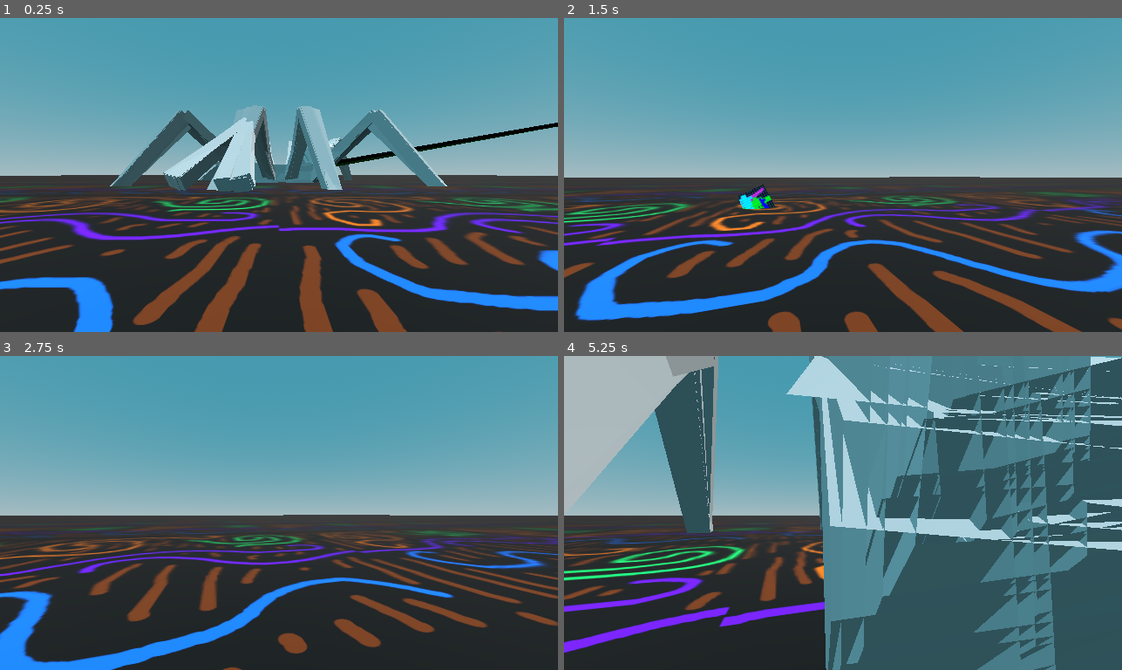
Above: before the commit, frames 1-4 (two rows, left to right).
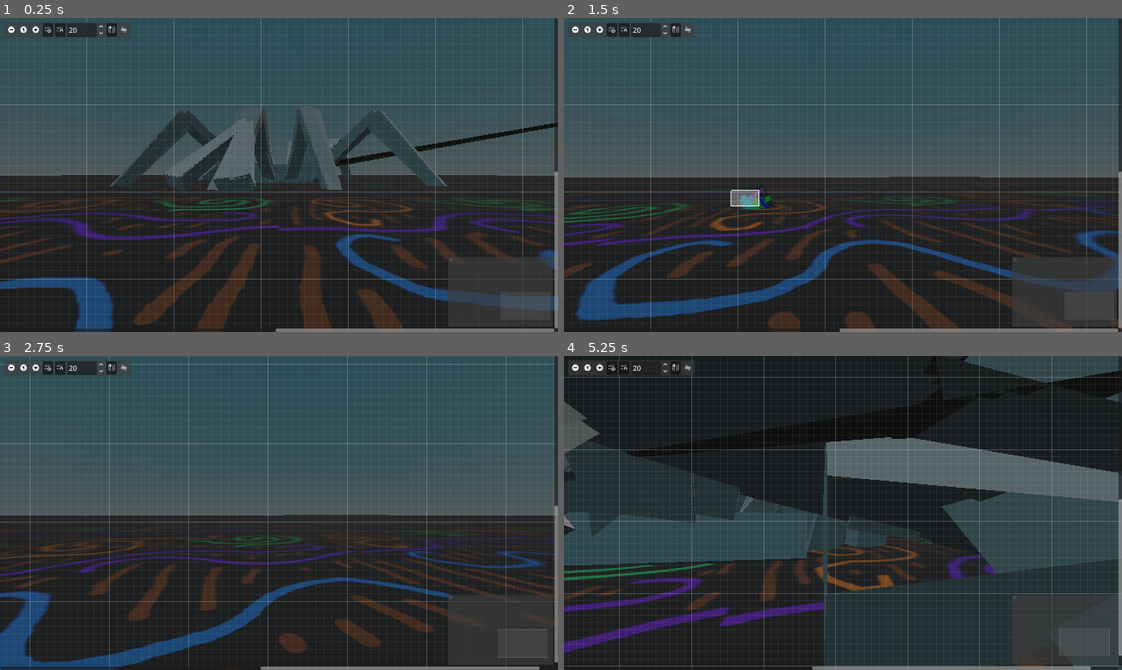
Above: after the commit, the same moments.

Repository: officialErnests/de-ai-ed
Game: Godot game, scene res://scenes/main.tscn
The game is run twice, just before and just after one commit, with the same random seed, the same clock (stepped at 60 frames per second) and the same inputs.
Inputs (mouse positions are in pixels of both pictures, inside the frame that each line leads up to):
- Up to frame 1 (0.25 s): no input
- Up to frame 2 (1.5 s): tap Enter at 0.5 s; move the mouse to (870, 175) at 0.52 s; press the mouse at (870, 175) at 0.53 s; hold W (movement_forward) 0.53-1.25 s; release the mouse at (870, 175) at 1.25 s; drag from (731, 190) to (815, 237) at 1.27 s
- Up to frame 3 (2.75 s): move the mouse to (334, 443) at 2.02 s; hold D (movement_right) from 2.03 s (still down); hold Mouse wheel down (scroll_down) from 2.03 s (still down)
- Up to frame 4 (5.25 s): release D (movement_right) at 2.75 s; release Mouse wheel down (scroll_down) at 2.75 s; drag from (815, 575) to (675, 465) at 2.77 s; move the mouse to (1010, 560) at 3.52 s; press the mouse at (1010, 560) at 3.53 s; hold A (movement_left) 3.53-4.25 s; release the mouse at (1010, 560) at 4.25 s; drag from (675, 465) to (759, 434) at 4.27 s; move the mouse to (870, 513) at 5.02 s; hold S (movement_backward) from 5.03 s (still down); hold Mouse wheel down (scroll_down) from 5.03 s (still down); click (870, 513) at 5.17 s

The runs differ from the first frame. In frame 1, 67% of the frame differs, in the area x 0-100%, y 0-100%; in frame 2, 68%; in frame 3, 66%; in frame 4, 81%.

Commit message:
Made visualisation :DD

Diff:
--- a/assets/gui.tres
+++ b/assets/gui.tres
@@ -1,5 +1,3 @@
 [gd_resource type="Theme" format=3 uid="uid://dumymur1yifht"]
 
 [resource]
-GraphNodeTitleLabel/font_sizes/font_size = 9
-Label/font_sizes/font_size = 10
--- a/scenes/main.tscn
+++ b/scenes/main.tscn
@@ -93,7 +93,6 @@
 mesh = SubResource("BoxMesh_tipki")
 
 [node name="CanvasLayer" type="CanvasLayer" parent="Camera_setup/NeckOrSmthing/Dron/Floating_cam"]
-visible = false
 scale = Vector2(0.5, 0.5)
 transform = Transform2D(0.5, 0, 0, 0.5, 0, 0)
 script = ExtResource("6_o6xl0")
@@ -104,14 +103,11 @@
 anchor_bottom = 2.0
 grow_vertical = 2
 theme = ExtResource("7_85g3d")
-scroll_offset = Vector2(-320, -360)
 type_names = {
-0: "connection"
+0: "a",
+1: "b"
 }
 
 [node name="Spidersss" type="Node3D" parent="." node_paths=PackedStringArray("node_visualiser")]
 script = ExtResource("7_tipki")
-training_time = 1
-mutation_chance = 100
-mutation_range = 100.0
 node_visualiser = NodePath("../Camera_setup/NeckOrSmthing/Dron/Floating_cam/CanvasLayer")
--- a/scripts/ai_visualisergd.gd
+++ b/scripts/ai_visualisergd.gd
@@ -2,103 +2,95 @@
 
 @onready var graph = $GraphEdit
 var layer_frames = []
-var vbox_nodes = []
 var neuron_nodes = []
 var label_nodes = []
 # Called when the node enters the scene tree for the first time.
 func _ready() -> void:
 	pass # Replace with function body.
 
-func drawAi(p_inputs):
+func drawAi(p_brain):
 	for child in layer_frames:
 		child.queue_free()
 	layer_frames.clear()
-	for child in vbox_nodes:
-		child.queue_free()
-	vbox_nodes.clear()
 	for child in neuron_nodes:
 		child.queue_free()
 	neuron_nodes.clear()
 	for child in label_nodes:
 		child.queue_free()
 	label_nodes.clear()
-	for iter in range(p_inputs.size() + 1):
+	for iter in range(p_brain.size() + 1):
 		if iter == 0:
-			var temp_input_graph = GraphFrame.new()
+			var temp_input_graph = GraphNode.new()
 			temp_input_graph.title = str(iter) + " INPUTS"
 			temp_input_graph.position_offset = Vector2(0, 0)
 			graph.add_child(temp_input_graph)
 			layer_frames.append(temp_input_graph)
 
-			var temp_input_vbox = VBoxContainer.new()
-			temp_input_graph.add_child(temp_input_vbox)
-			vbox_nodes.append(temp_input_vbox)
+			for input in range(51):
+				var temp_neuron_node = Button.new()
+				temp_neuron_node.text = "Input: " + str(input)
+				temp_input_graph.add_child(temp_neuron_node)
+				label_nodes.append(temp_neuron_node)
+				temp_neuron_node.pressed.connect(func(): visualise(iter, input))
 
-			for neuron in range(51):
-				var iter_neuron = p_inputs[iter - 1]
-
-				var temp_input_neuron_node = GraphNode.new()
-				temp_input_neuron_node.title = str(neuron) + " Input"
-				temp_input_neuron_node.position_offset = Vector2(iter * 400, 0)
-				temp_input_vbox.add_child(temp_input_neuron_node)
-				neuron_nodes.append(temp_input_neuron_node)
-
-				var temp_label = Label.new()
-				temp_label.text = str(neuron)
-				temp_input_neuron_node.add_child(temp_label)
-				label_nodes.append(temp_label)
+				temp_input_graph.set_slot(input, false, 0, Color(1, 1, 1, 1), true, 0, Color(1, 1, 1, 1))
 			continue
 
-		if iter == p_inputs.size():
-			var iter_layer = p_inputs[iter - 1]
+		if iter == p_brain.size():
+			var iter_layer = p_brain[iter - 1]
 
-			var temp_graph = GraphFrame.new()
+			var temp_graph = GraphNode.new()
 			temp_graph.title = "OUTPUT"
 			temp_graph.position_offset = Vector2(iter * 400, 0)
 			graph.add_child(temp_graph)
 			layer_frames.append(temp_graph)
 
-			var temp_vbox = VBoxContainer.new()
-			temp_graph.add_child(temp_vbox)
-			vbox_nodes.append(temp_vbox)
+			for iter_neuron in range(iter_layer.size()):
+				var neuron = iter_layer[iter_neuron]
 
-			for neuron in range(iter_layer.size()):
-				var iter_neuron = iter_layer[neuron]
+				var temp_neuron_node = Button.new()
+				temp_neuron_node.text = str(neuron[1])
+				temp_graph.add_child(temp_neuron_node)
+				neuron_nodes.append(temp_neuron_node)
+				temp_neuron_node.pressed.connect(func(): visualise(iter, iter_neuron))
 
-				var temp_neuron_node = GraphNode.new()
-				temp_neuron_node.title = str(neuron) + " Neuron"
-				temp_neuron_node.position_offset = Vector2(iter * 400, 0)
-				temp_vbox.add_child(temp_neuron_node)
-				neuron_nodes.append(temp_neuron_node)
-
-				var temp_label = Label.new()
-				temp_label.text = str(iter_neuron[1])
-				temp_neuron_node.add_child(temp_label)
-				label_nodes.append(temp_label)
+				temp_graph.set_slot(iter_neuron, true, 0, Color(1, 1, 1, 1), false, 0, Color(1, 1, 1, 1))
 			continue
 
-		var iter_layer = p_inputs[iter - 1]
+		var iter_layer = p_brain[iter - 1]
 
-		var temp_graph = GraphFrame.new()
+		var temp_graph = GraphNode.new()
 		temp_graph.title = str(iter) + " LAYER"
 		temp_graph.position_offset = Vector2(iter * 400, 0)
 		graph.add_child(temp_graph)
 		layer_frames.append(temp_graph)
 
-		var temp_vbox = VBoxContainer.new()
-		temp_graph.add_child(temp_vbox)
-		vbox_nodes.append(temp_vbox)
+		for iter_neuron in range(iter_layer.size()):
+			var neuron = iter_layer[iter_neuron]
 
-		for neuron in range(iter_layer.size()):
-			var iter_neuron = iter_layer[neuron]
-
-			var temp_neuron_node = GraphNode.new()
-			temp_neuron_node.title = str(neuron) + " Neuron"
-			temp_neuron_node.position_offset = Vector2(iter * 400, 0)
-			temp_vbox.add_child(temp_neuron_node)
+			var temp_neuron_node = Button.new()
+			temp_neuron_node.text = str(neuron[1])
+			temp_graph.add_child(temp_neuron_node)
 			neuron_nodes.append(temp_neuron_node)
 
-			var temp_label = Label.new()
-			temp_label.text = str(iter_neuron[1])
-			temp_neuron_node.add_child(temp_label)
-			label_nodes.append(temp_label)
+			temp_graph.set_slot(iter_neuron, true, 0, Color(1, 1, 1, 1), true, 0, Color(1, 1, 1, 1))
+			temp_neuron_node.pressed.connect(func(): visualise(iter, iter_neuron))
+			# graph.connect_node(layer_frames[iter - 1].name, iter_neuron, temp_graph.name, iter_neuron)
+			# Enable this if ya want to nuke your pc :))
+			# for iter_weight in range(neuron[0].size()):
+			# 	var weight = neuron[0][iter_weight]
+			# 	graph.connect_node(layer_frames[iter - 1].name, iter_weight, temp_graph.name, iter_neuron)
+
+func visualise(p_this, this_count):
+	graph.clear_connections()
+	var this = layer_frames[p_this]
+	if p_this > 0:
+		var prev = layer_frames[p_this - 1]
+		if prev:
+			for iter_prev in range(prev.get_child_count()):
+				graph.connect_node(prev.name, iter_prev, this.name, this_count)
+	if p_this < layer_frames.size() - 1:
+		var next = layer_frames[p_this + 1]
+		if next:
+			for iter_next in range(next.get_child_count()):
+				graph.connect_node(this.name, this_count, next.name, iter_next)
